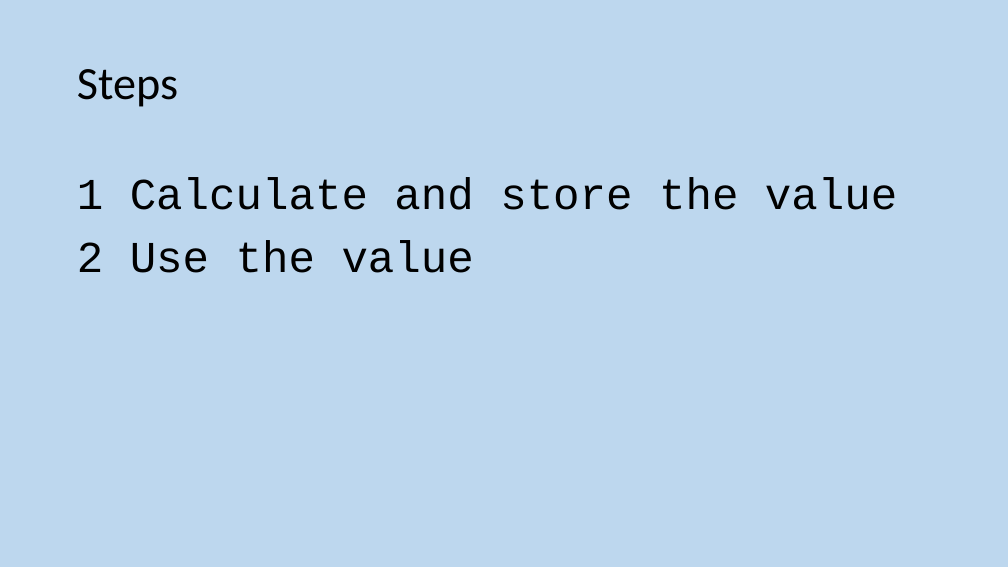
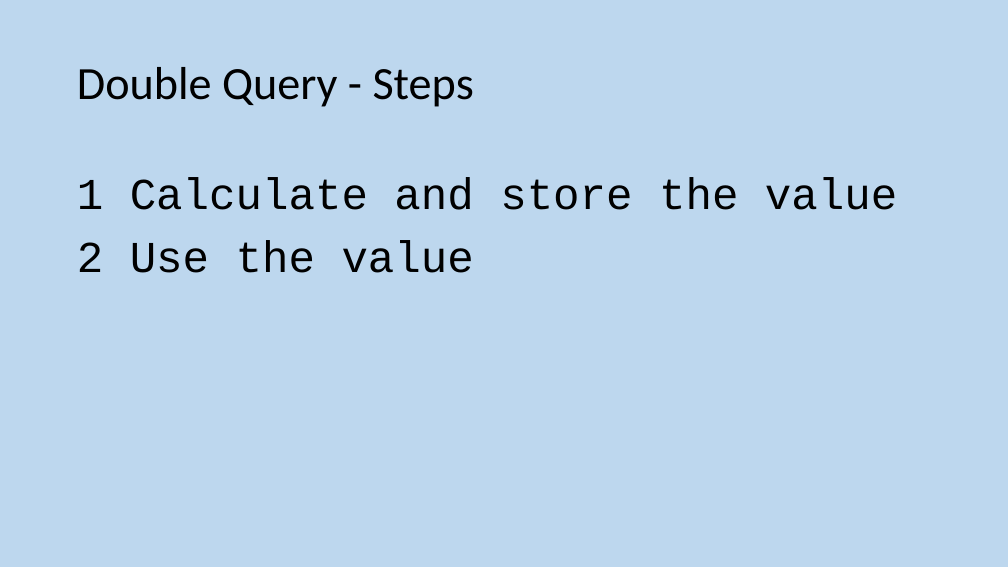
Before and after one commit to MrFriendCS/MrFriendCS.github.io, a slide deck: slide 71 of h-cs/ddd/H CS DDD Slides.pptx. Drawn at 1008x567 pixels with LibreOffice and Linux fonts; fonts in the diff are those of the drawing. Boxes give left, top, right and bottom in pixels: in the first picture for what was removed or moved away, otherwise in the second. Text is boxed around its words. In the diff, an @@ line names an element or a change of style, - is before the commit and + after.

```diff
--- a/h-cs/ddd/H CS DDD Slides.pptx
+++ b/h-cs/ddd/H CS DDD Slides.pptx
@@ title at (x1=77, y1=67, x2=474, y2=107): text changed @@
-Steps
+Double Query - Steps
```
Also in this commit, not shown: 1 slide added, 36 other files.
